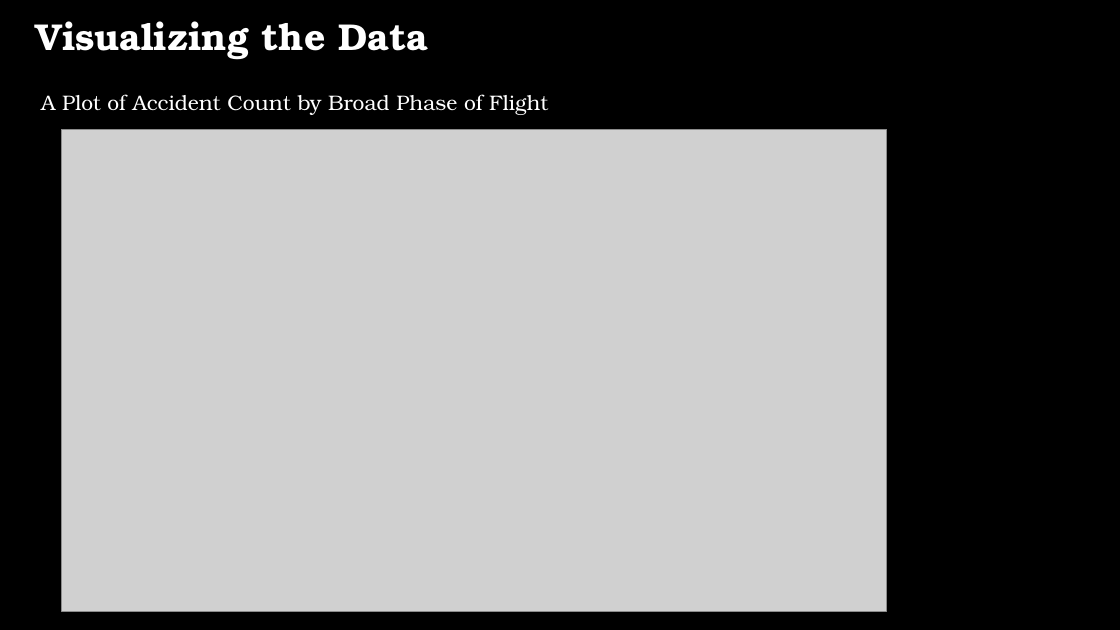
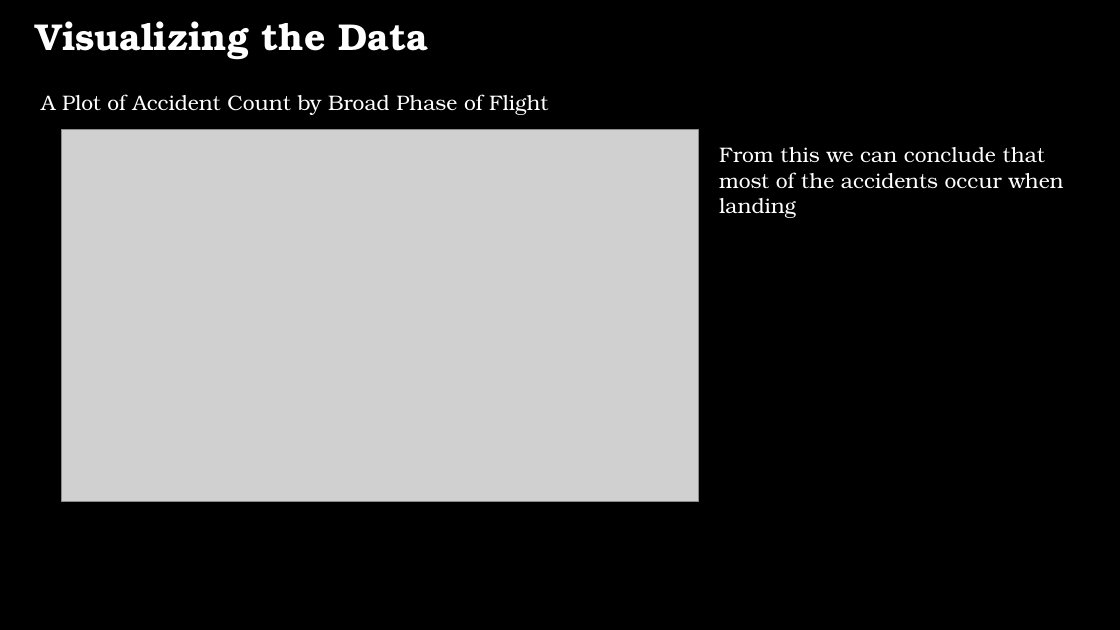
Before and after one commit to godwinmutuma/Phase1-project, a slide deck: slide 11 of Aviation Analysis.pptx. Drawn at 1120x630 pixels with LibreOffice and Linux fonts; fonts in the diff are those of the drawing; grey boxes stand for pictures; background and template pictures are left out. Boxes give left, top, right and bottom in pixels: in the first picture for what was removed or moved away, otherwise in the second. Text is boxed around its words. In the diff, an @@ line names an element or a change of style, - is before the commit and + after.

```diff
--- a/Aviation Analysis.pptx
+++ b/Aviation Analysis.pptx
@@ picture: place and size @@
-picture at [61,129,886,612]
+picture at [61,129,698,502]
@@ text added at [719,147,1064,218], 18 pt, text #FFFFFF @@
+From this we can conclude that most of the accidents occur when landing
```
Also in this commit, not shown: 8 other slides changed, 9 slides removed, 1 other file.
